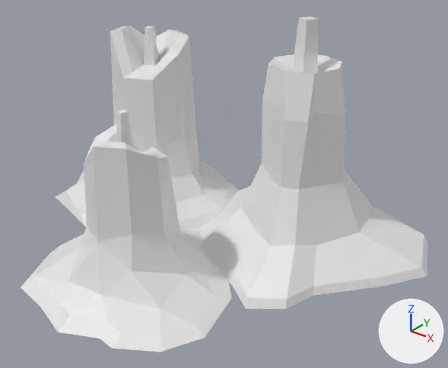
The FBX model Assets/Assetpacks/PolygonFantasyKingdom/Models/SM_Prop_Candle_Melted_Group_01.fbx, before and after one commit.
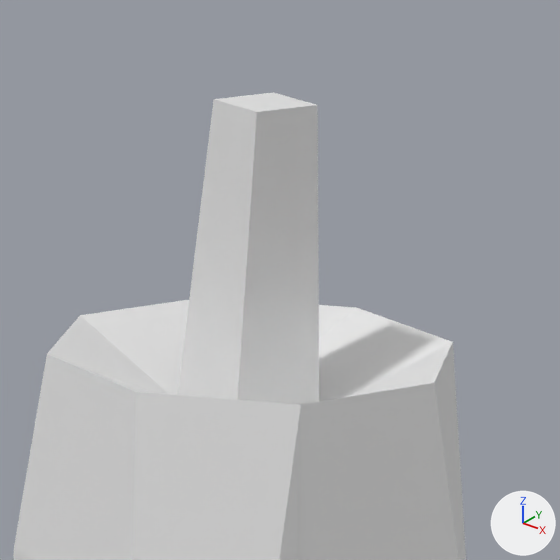
The first picture shows the older version from a 50 mm camera at (0.288, -0.314, 0.255) aimed at (0.031, 0.006, 0.056). The close-ups show both versions on the part from 58% to 81% of the width and 0% to 28% of the height of that picture; other places that the commit changed are outside them. Lighting does not change. The marker at lower right points along +X, +Y and +Z. Materials are left out; every surface is plain grey. Where no turn or scale is listed for an object, it has been applied to the vertices.

Names of what the first close-up shows: 'SM_Prop_Candle_Melted_Group_01'.
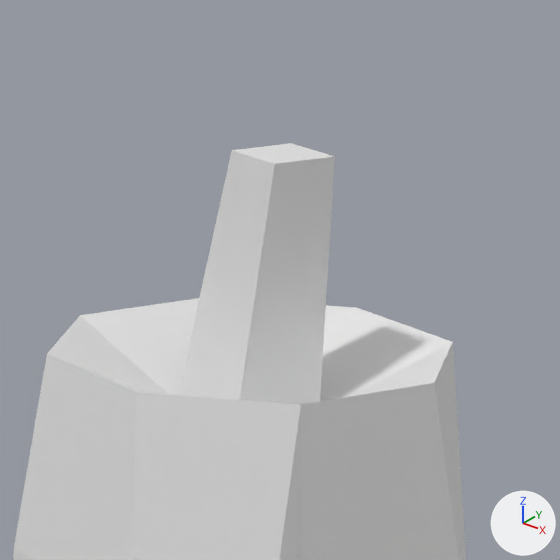
The newer file is also turned or shifted as a whole; pictures and numbers use the older file's frame.

Patch to the scene script:
```diff
--- a/Assets/Assetpacks/PolygonFantasyKingdom/Models/SM_Prop_Candle_Melted_Group_01.fbx.py
+++ b/Assets/Assetpacks/PolygonFantasyKingdom/Models/SM_Prop_Candle_Melted_Group_01.fbx.py
@@ me_mesh @@
 me_mesh.from_pydata(...)  # 224 vertices, 236 faces; spans x -0.168..0.168, y -0.136..0.136, z 0.0..0.174
 # used by ob_sm_prop_candle_melted_group_01; location = (0.0, 0.0, 0.0)
 # before: 163 (0.075, 0.052, 0.174) at pixel (317, 104), 164 (0.066, 0.055, 0.174) at pixel (273, 92), 165 (0.063, 0.047, 0.174) at pixel (213, 99), 166 (0.071, 0.044, 0.174) at pixel (256, 112)
+# me_mesh part 1
+for i in [*range(163, 167)]: me_mesh.vertices[i].co += Vector((0.001, 0.003, -0.006))
```

Boxes [x1, y1, x2, y2] around the edits, measured in the close-ups (560 x 560 px; the box of a moved part takes in the faces that stretch with it):
'SM_Prop_Candle_Melted_Group_01', reshaped
    before: [14, 92, 466, 560]
    after: [14, 143, 466, 560]
part 1 of me_mesh, moved or reshaped
    before: [178, 92, 319, 405]
    after: [178, 143, 335, 405]
